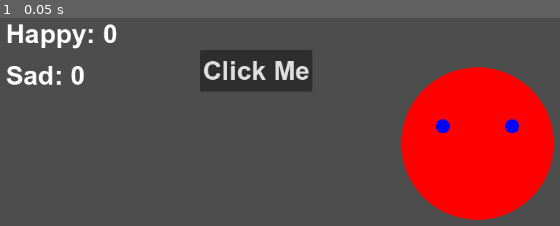
Above: before the commit, frame 1.
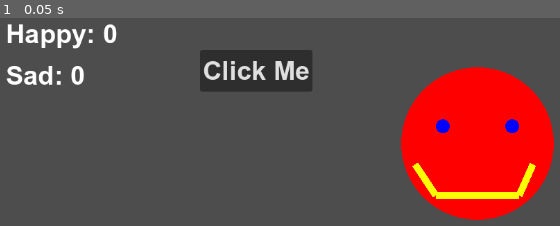
Above: after the commit, the same moment.

Repository: LucaBourke7/Creative-Coding-Test
Game: Godot game, scene res://main.tscn
Two runs of this game, one before a commit and one after it. Both use one fixed random seed, a clock stepped at 60 frames per second and the inputs below.
Inputs:
- Up to frame 1 (0.05 s): no input

The runs differ from the first frame. In frame 1, 1.0% of the frame differs, in the area x 73-96%, y 69-88%.

Commit message:
Addsmile to face

Diff:
--- a/main.gd
+++ b/main.gd
@@ -1,13 +1,19 @@
 extends Node2D
 
-func draw_face():
-	var num_faces= randi_range(20,150)
+func draw_face(): # Draws a happy face
+	var face_size = randi_range(20,150)
 	draw_circle(Vector2(700, 200), 10, Color.RED, false, 200,)
 	draw_circle(Vector2(650, 175), 10, Color.BLUE, true, 10,)
 	draw_circle(Vector2(750, 175), 10, Color.BLUE, true, 10,)
+	draw_line(Vector2(640, 275), Vector2(760, 275), Color.YELLOW, 10)
+	draw_line(Vector2(640, 275), Vector2(610, 230), Color.YELLOW, 10)
+	draw_line(Vector2(760, 275), Vector2(780, 230), Color.YELLOW, 10)
 
 
 
+
+func _on_button_pressed() -> void:
+	var num_faces = randi_range(1,10) # When button is pressed, pick a random number between 1 and 10
 
 func _draw():
 	draw_face()
@@ -26,8 +32,7 @@
 	for i in range(num_faces):
 		draw_circle(Vector2(face_size,face_size), 5, Color.BLUE)
 
-func _on_button_pressed() -> void:
-	_draw_face()
+
 
 
 # Called every frame. 'delta' is the elapsed time since the previous frame.
